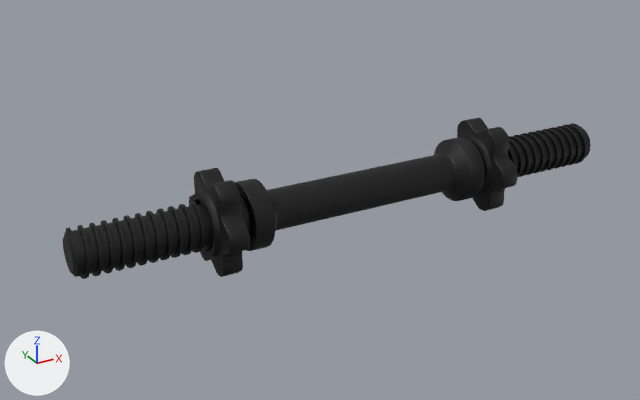
An edit to the Blender file Assets/dumbbell_bar_n.blend, drawn before and after from the same camera.
Both versions are drawn from a camera (50 mm lens) standing at (-0.254, -0.412, 0.205) and looking at (-0.022, 0.01, -0.005). Arrows for +X, +Y and +Z are at lower left; the lights stay in place.

Names of what the first picture shows: 'Dumbbell_Part_01', 'Dumbbell_Part_04', 'Dumbbell_Part_04__1_'.
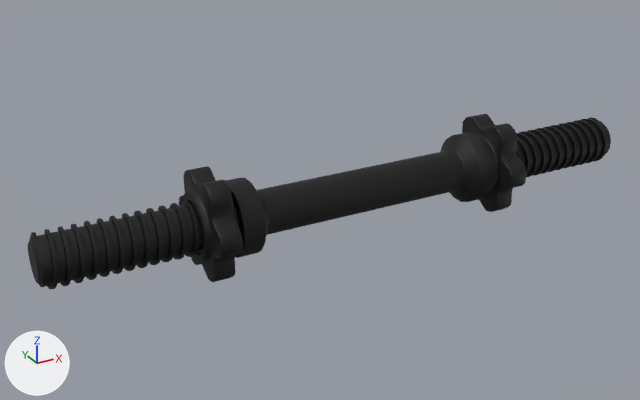
Commit message: Adjusted small dumbbell sizes

ob_dumbbell is not drawn itself; it is the parent of ob_dumbbell_part_04__1, ob_dumbbell_part_04, ob_dumbbell_part_01.

What changed in the scene script:
```text
Change ob_dumbbell_part_01:
    ob_dumbbell_part_01.scale: (1.0, 1.0, 1.0) -> (1.04, 1.04, 1.04)
Change ob_dumbbell:
    ob_dumbbell.scale: (0.01, 0.01, 0.01) -> (0.0106, 0.0106, 0.0106)
```

Location of each change, [x1, y1, x2, y2] in pixels of the pictures (640 x 400 px):
'Dumbbell_Part_01', rescaled (10% wider, 10% taller)
    before: [63, 123, 591, 279]
    after: [28, 117, 611, 289]
'Dumbbell_Part_04__1_', rescaled (6% taller)
    before: [189, 168, 250, 277]
    after: [179, 166, 243, 282]
'Dumbbell_Part_04', rescaled (6% wider)
    before: [457, 118, 518, 211]
    after: [462, 114, 527, 212]
